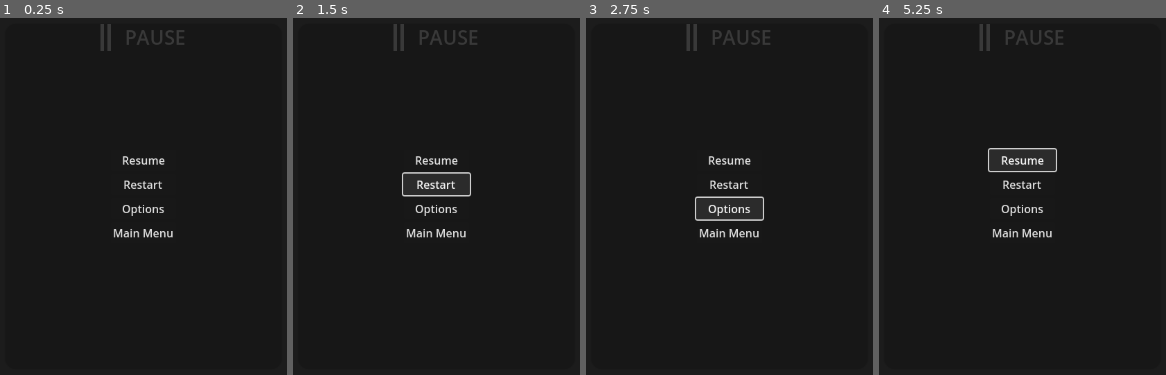
Above: before the commit, frames 1-4 (left to right).
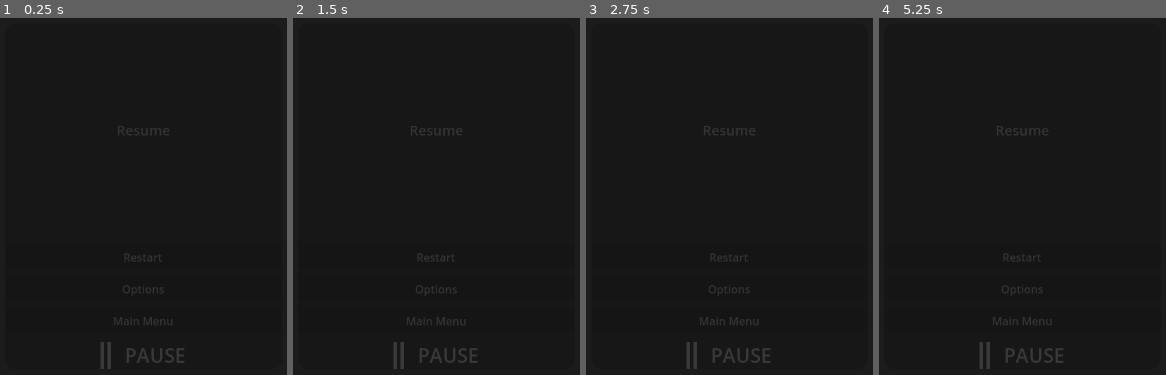
Above: after the commit, the same moments.

Repository: Jae7777/Wind-Tempo
Game: Godot game, scene res://control.tscn
Two runs of this game, one before a commit and one after it. Both use one fixed random seed, a clock stepped at 60 frames per second and the inputs below.
Inputs:
- Up to frame 1 (0.25 s): no input
- Up to frame 2 (1.5 s): click "Resume" at 0.5 s; click "Restart" at 1.25 s
- Up to frame 3 (2.75 s): click "Options" at 2 s
- Up to frame 4 (5.25 s): click "Main Menu" at 2.75 s; click "Restart" at 3.5 s; click "Restart" at 4.25 s; click "Resume" at 5 s

The runs differ from the first frame. In frame 1, 2.0% of the frame differs, in the area x 35-65%, y 1-99%; in frame 2, 2.3%; in frame 3, 2.4%; in frame 4, 2.4%.

Commit message:
Apply styles and reactions to the resume button

Diff:
--- a/wind-tempo/control.tscn
+++ b/wind-tempo/control.tscn
@@ -14,6 +14,24 @@
 corner_radius_top_right = 15
 corner_radius_bottom_right = 15
 corner_radius_bottom_left = 15
+
+[sub_resource type="StyleBoxEmpty" id="StyleBoxEmpty_62e2m"]
+
+[sub_resource type="StyleBoxFlat" id="StyleBoxFlat_qtu10"]
+bg_color = Color(0.22745098, 0.22745098, 0.22745098, 1)
+corner_radius_top_left = 8
+corner_radius_top_right = 8
+corner_radius_bottom_right = 8
+corner_radius_bottom_left = 8
+
+[sub_resource type="StyleBoxFlat" id="StyleBoxFlat_62e2m"]
+bg_color = Color(0.2901961, 0.2901961, 0.2901961, 1)
+corner_radius_top_left = 8
+corner_radius_top_right = 8
+corner_radius_bottom_right = 8
+corner_radius_bottom_left = 8
+
+[sub_resource type="StyleBoxEmpty" id="StyleBoxEmpty_qtu10"]
 
 [node name="PauseMenu" type="Control"]
 layout_mode = 3
@@ -42,6 +60,28 @@
 [node name="MenuVBox" type="VBoxContainer" parent="MainPanel"]
 layout_mode = 2
 theme_override_constants/separation = 15
+
+[node name="ResumeButton" type="Button" parent="MainPanel/MenuVBox"]
+layout_mode = 2
+size_flags_vertical = 3
+theme_override_font_sizes/font_size = 20
+theme_override_styles/normal = SubResource("StyleBoxEmpty_62e2m")
+theme_override_styles/pressed = SubResource("StyleBoxFlat_qtu10")
+theme_override_styles/hover = SubResource("StyleBoxFlat_62e2m")
+theme_override_styles/focus = SubResource("StyleBoxEmpty_qtu10")
+text = "Resume"
+
+[node name="Restart button" type="Button" parent="MainPanel/MenuVBox"]
+layout_mode = 2
+text = "Restart"
+
+[node name="Options button" type="Button" parent="MainPanel/MenuVBox"]
+layout_mode = 2
+text = "Options"
+
+[node name="Main Menu button" type="Button" parent="MainPanel/MenuVBox"]
+layout_mode = 2
+text = "Main Menu"
 
 [node name="TitleHBox" type="HBoxContainer" parent="MainPanel/MenuVBox"]
 layout_mode = 2
@@ -106,19 +146,3 @@
 offset_bottom = 68.0
 grow_horizontal = 2
 grow_vertical = 2
-
-[node name="Resume button" type="Button" parent="VBoxContainer"]
-layout_mode = 2
-text = "Resume"
-
-[node name="Restart button" type="Button" parent="VBoxContainer"]
-layout_mode = 2
-text = "Restart"
-
-[node name="Options button" type="Button" parent="VBoxContainer"]
-layout_mode = 2
-text = "Options"
-
-[node name="Main Menu button" type="Button" parent="VBoxContainer"]
-layout_mode = 2
-text = "Main Menu"
Not shown: 1 places in wind-tempo/control.tscn that only renumber resources
